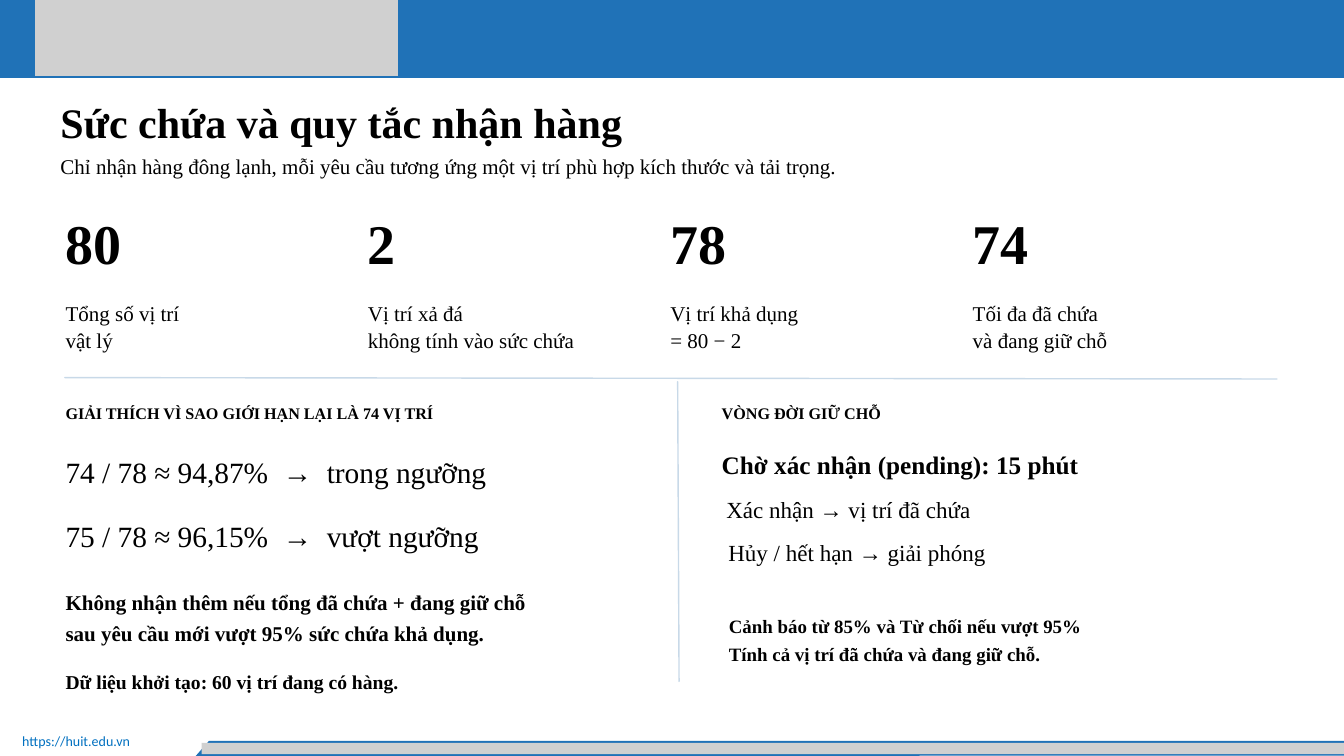
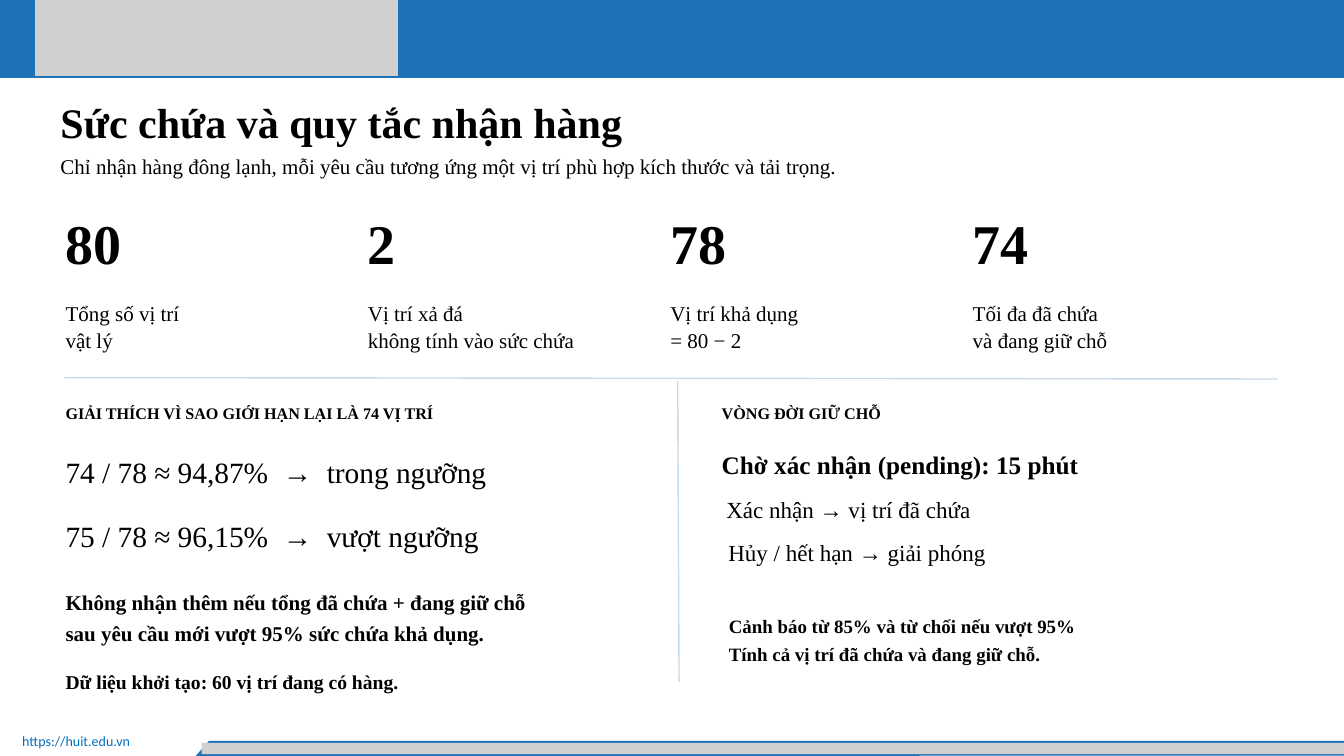
Before and after one commit to Huuloc123456/khoguard-iot, a slide deck: slide 10 of docs/slides/BaoCaoPowerPoint.pptx. Drawn at 1344x756 pixels with LibreOffice and Linux fonts; fonts in the diff are those of the drawing; grey boxes stand for pictures. Boxes give left, top, right and bottom in pixels: in the first picture for what was removed or moved away, otherwise in the second. Text is boxed around its words. In the diff, an @@ line names an element or a change of style, - is before the commit and + after.

```diff
--- a/docs/slides/BaoCaoPowerPoint.pptx
+++ b/docs/slides/BaoCaoPowerPoint.pptx
@@ text at (729, 619, 1075, 637): text changed @@
-Cảnh báo từ 85% và Từ chối nếu vượt 95%
+Cảnh báo từ 85% và từ chối nếu vượt 95%
```
Also in this commit, not shown: 3 other slides changed.
